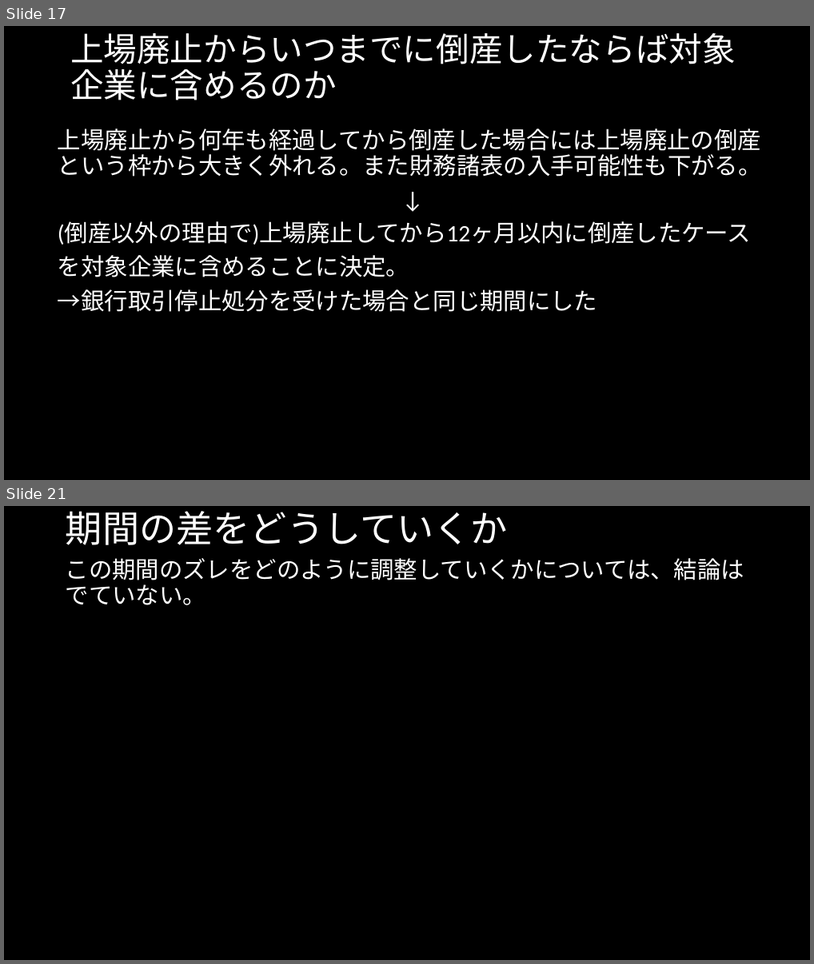
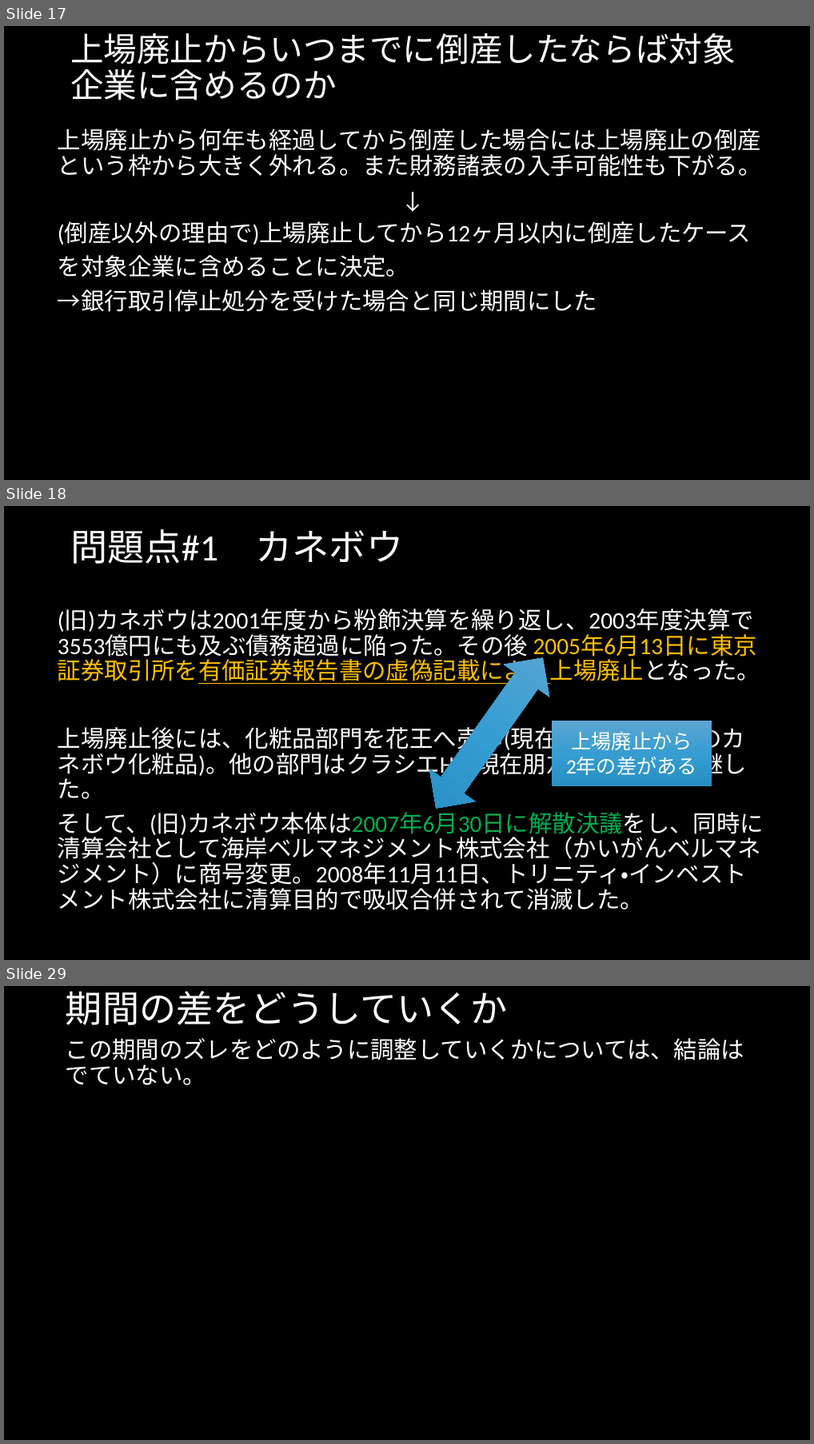
Before and after one commit to MAGA-Phantom/OperationSotsuron, a slide deck: 倒産の研究(仮).pptx. Shown one above the other, each under a label of ours: slides 17 and 21 before the commit, slides 17, 18 and 29 after it; the slides between them are not shown. The pictures are 814x964 and 814x1444 pixels, drawn with LibreOffice and Linux fonts; fonts in the diff are those of the drawing. Boxes give left, top, right and bottom in pixels: in the first picture for what was removed or moved away, otherwise in the second. Text is boxed around its words. In the diff, an @@ line names an element or a change of style, - is before the commit and + after.

```diff
--- a/倒産の研究(仮).pptx
+++ b/倒産の研究(仮).pptx
@@ slide 18 added at (4, 506, 810, 960), background #000000 @@
@@ title added at (70, 529, 404, 564), 44 pt, text #FFFFFF @@
+問題点#1 カネボウ
@@ text added at (58, 608, 764, 910), 28 pt, text #FFFFFF @@
+(旧)カネボウは2001年度から粉飾決算を繰り返し、2003年度決算で3553億円にも及ぶ債務超過に陥った。その後 2005年6月13日に東京証券取引所を有価証券報告書の虚偽記載により上場廃止となった。
+上場廃止後には、化粧品部門を花王へ売却(現在の花王子会社のカネボウ化粧品)。他の部門はクラシエHD(現在朋友HD傘下)が承継した。
+そして、(旧)カネボウ本体は2007年6月30日に解散決議をし、同時に清算会社として海岸ベルマネジメント株式会社（かいがんベルマネジメント）に商号変更。2008年11月11日、トリニティ・インベストメント株式会社に清算目的で吸収合併されて消滅した。
@@ up down arrow added at (414, 642, 566, 824), fill gradient #5DA7D2 to #369ED3 to #288FC4 @@
@@ rectangle added at (552, 720, 712, 786), fill gradient #5DA7D2 to #369ED3 to #288FC4, 24 pt, text #FFFFFF @@
+上場廃止から
+2年の差がある
@@ what was slide 21 is now slide 29 @@
```
Also in this commit, not shown: 6 slides changed, 9 other slides added, 1 other file.
